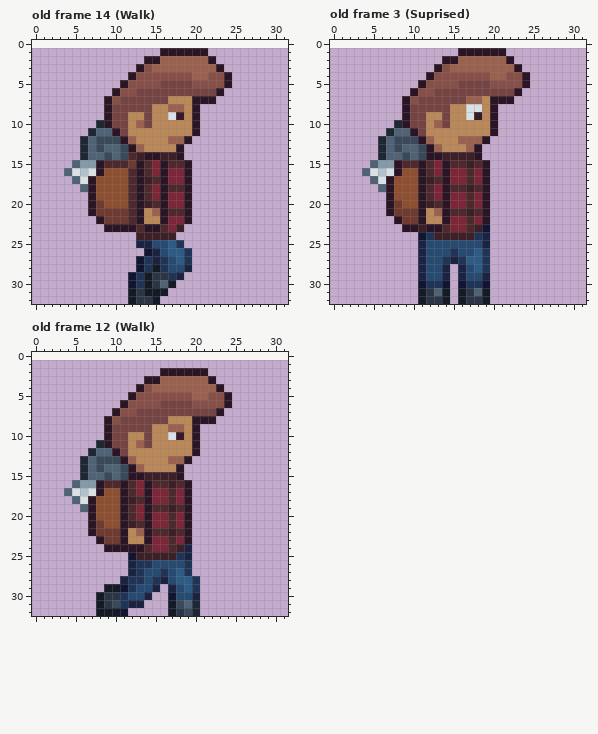
A pixel-art file gets an edit: Aseprite/Leroy.ase. Above: the version before the commit.
32x32 pixels, 21 frames. Colours within 5 levels of each other are drawn and written as one. Shown: old frame 14 (Walk), old frame 3 (Suprised), old frame 12 (Walk). The old version is drawn lined up with the new one, on the new canvas. The commit also changed other frames, which this record leaves out.
And afterwards:
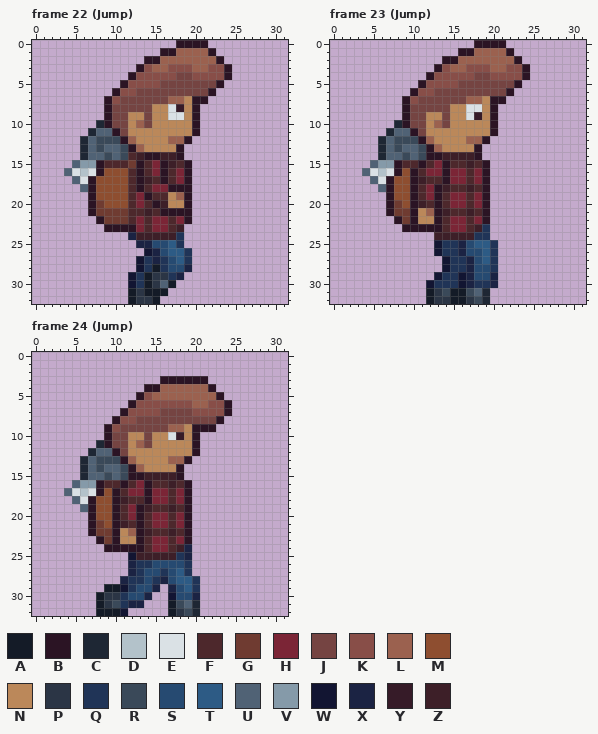
Palette (. is transparent): A #141b27  B #2b1424  C #1e2734  D #b3c2ca  E #dae1e5  F #4d282c  G #6f3b31  H #7b2536  J #754442  K #884e48  L #9b614f  M #8e4e30  N #bb885a  P #2b3545  Q #203457  R #3a4959  S #264a71  T #2d5b85  U #506275  V #859aa9  W #121532  X #1b2343  Y #361b28  Z #3d1f28
A new or re-ordered frame is compared with the old frame closest to it.
The edit:
canvas 32x32 -> 32x33, the old top-left corner now at 0,1
frames 21 -> 24
--- frame 22 (Jump) is new; against old frame 14 (Walk)
@@ x 15..26 @@
- 0 ............
- 1 .BBBBBB.....
- 2 BLLLLLLB....
- 3 LLLLLLLLB...
- 4 KKKKKLLKKB..
- 5 KJJJJKKKKB..
- 6 JJJJJJJJB...
- 7 JJNNNBBB....
- 8 NNLLNB......
- 9 NNEYNB......
+ 0 ...BBBB.....
+ 1 .BBLLLLB....
+ 2 BLLLLLLLB...
+ 3 LLKKKLLKKB..
+ 4 KKKJJKKKKB..
+ 5 KJJJJJJJB...
+ 6 JJJJJJJB....
+ 7 JJLLNBB.....
+ 8 NNEYNB......
+ 9 NNEENB......
 10 NNNNNB......
@@ x 10..20 @@
 14 URFZBBZZB..
-15 FFGBFHBFFB.
-16 MMFBFHBHHB.
-17 MMFBZFBHHB.
-18 MMFBFHBFFB.
-19 MMFBFHBHHB.
-20 MMFBZFBHHB.
-21 GGFBNLBFFB.
-22 GGFBNNBHHB.
-23 BBBFBBFHZ..
-24 ...ZZZZZ...
+15 FFGBFHBZFB.
+16 MMFBFHBFHB.
+17 MMFBZFBFHB.
+18 MMFBFHHBBB.
+19 MMFHBFFNLB.
+20 MMFHFBZNNB.
+21 GGFFZFBBBB.
+22 GGFHFHHFHB.
+23 BBBHFHHFZ..
+24 ..XZZZZZQ..
 25 ...XXSSTQ..
--- frame 23 (Jump) is new; against old frame 3 (Suprised)
@@ x 15..26 @@
- 0 ............
- 1 .BBBBBB.....
- 2 BLLLLLLB....
- 3 LLLLLLLLB...
- 4 KKKKKLLKKB..
- 5 KJJJJKKKKB..
- 6 JJJJJJJJB...
- 7 JJLLNBBB....
+ 0 ...BBBB.....
+ 1 .BBLLLLB....
+ 2 BLLLLLLLB...
+ 3 LLKKKLLKKB..
+ 4 KKKJJKKKKB..
+ 5 KJJJJJJJB...
+ 6 JJJJJJJB....
+ 7 JJLLNBB.....
  8 NNEENB......
@@ x 8..22 @@
 11 UUBJNNNNNNNNB..
-12 RRRBLNNNLLLB...
-13 RUURBLNNNLB....
+12 RRRBLNNNNLLB...
+13 RUURBLNNNNB....
 14 URURBBZZZZB....
 15 BFFBFHBFFZFB...
-16 BMMBFHBHHFHB...
-17 MMMBZFBHHFHB...
-18 MMMBFHBFFZFB...
-19 MMMBFHBHHFHB...
-20 GMMBZFBHHFHB...
-21 GGGBNLBFFZFB...
-22 BGGBNNBHHFHB...
-23 .BBZBBFHHFZW...
-24 ...WQZZZZZQX...
-25 ...XSSSSSSSX...
-26 ...XSSSQSSTQ...
-27 ...XSSQXQTTQ...
-28 ...XSSX.XSTQ...
-29 ...XSSX.XSSX...
-30 ...WQQW.WQQW...
-31 ...APUA.APUA...
-32 ...APPA.APPA...
+16 BMBFHHBHHFHB...
+17 MMBZFFBHHFHB...
+18 MMBFHBZFFZFB...
+19 MMBFHBFHHFHB...
+20 GMBZFBFHHFHB...
+21 GGBNLBZFFZFB...
+22 BGBNNBFHHFHB...
+23 .BBBBBFHHFZQ...
+24 .....ZZZZZQQ...
+25 .....WQQXSTTQ..
+26 .....WQQXSSTQ..
+27 ......WQQXSTQ..
+28 ......WQQXSSQ..
+29 .....WQQWXSSX..
+30 ....WQQQWXQQX..
+31 ....APRAARUC...
+32 ....APPAAPRC...
--- frame 24 (Jump) is new; against old frame 12 (Walk)
@@ x 7..26 @@
  1 ....................
- 2 .........BBBBBB.....
- 3 .......BBLLLLLLB....
- 4 ......BKLLLLLLLLB...
- 5 .....BKKKKKKKLLKKB..
- 6 ....BKKKKJJJJKKKKB..
- 7 ...BKKJJJJJJJJJJB...
- 8 ..BKJJJJJJNNNBBB....
- 9 ..BJJJJJNNLLNB......
+ 2 ....................
+ 3 .........BBBBBB.....
+ 4 .......BBLLLLLLB....
+ 5 ......BKLLLLLLLLB...
+ 6 .....BKKKKKKKLLKKB..
+ 7 ....BKKKKJJJJKKKKB..
+ 8 ...BKKJJJJJJJJJJB...
+ 9 ..BKJJJJJJLLNBBB....
 10 ..BJJNNJNNEYNB......
@@ x 8..16 @@
 16 BFFBFHBFF
-17 BMMBFHBHH
-18 MMMBZFBHH
-19 MMMBFHBFF
-20 MMMBFHBHH
-21 GMMBZFBHH
-22 GGGBNLBFF
-23 BGGBNNBHH
+17 BMBFHHBHH
+18 MMBZFFBHH
+19 MMBFHBZFF
+20 MMBFHBFHH
+21 GMBZFBFHH
+22 GGBNLBZFF
+23 BGBNNBFHH
 24 .BBBBBFHH
Changed places in both pictures, as pixel boxes (x1, y1, x2, y2):
changed: (168, 40, 232, 120)
changed: (128, 160, 184, 240)
changed: (466, 40, 530, 104)
changed: (410, 136, 498, 304)
changed: (104, 368, 232, 432)
changed: (112, 488, 152, 544)
